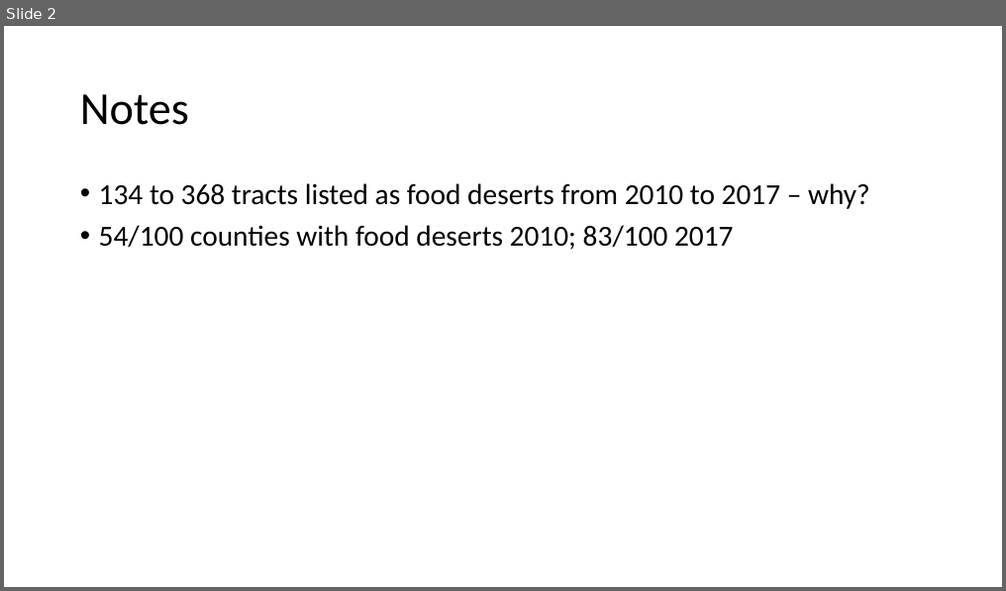
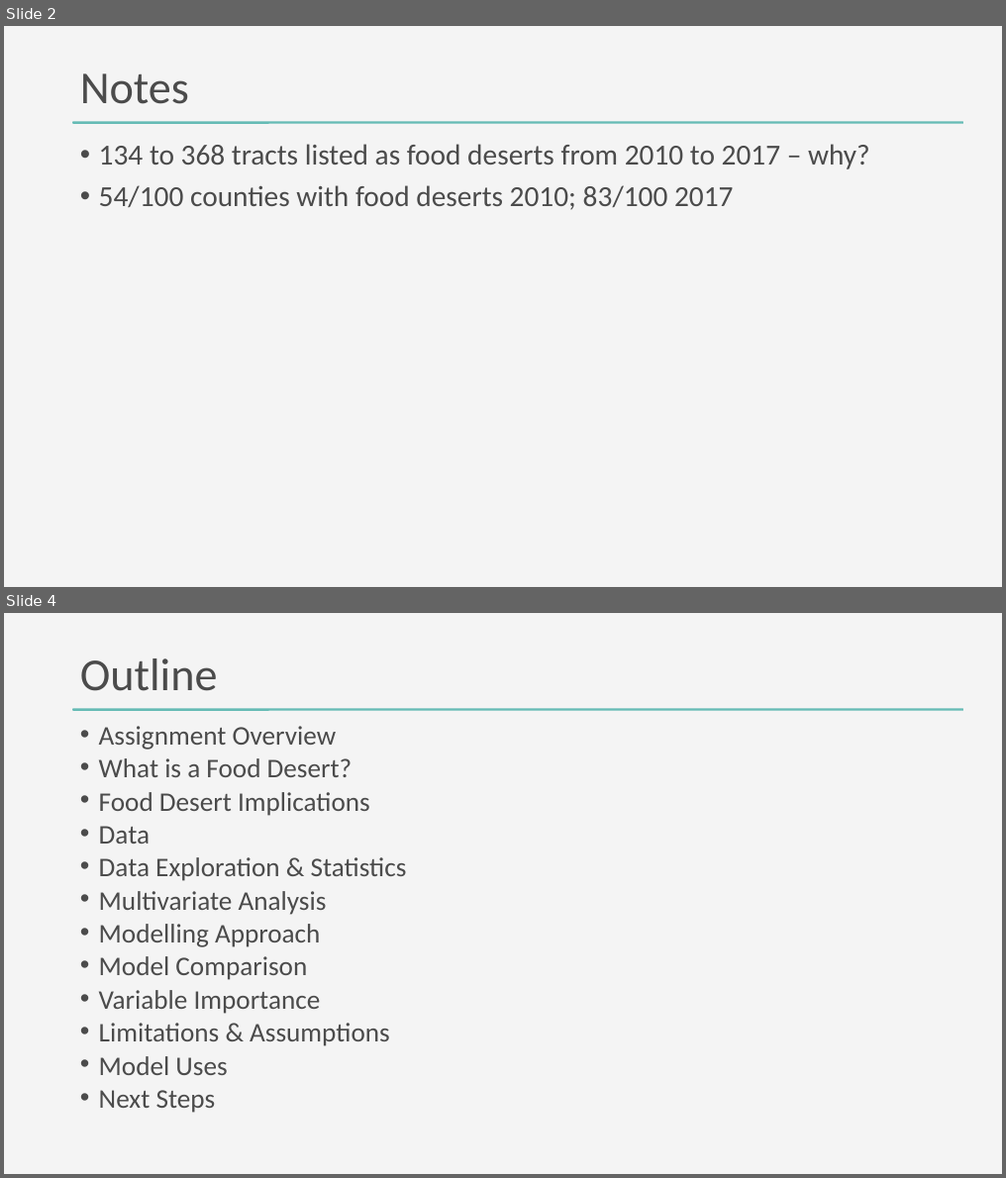
Before and after one commit to DanteHaywood/cfc_ds_screen, a slide deck: doc/2020_11_25_cfc_ds_technical_screen_haywood.pptx. Shown one above the other, each under a label of ours: slide 2 before the commit, slides 2 and 4 after it; the slides between them are not shown. The pictures are 1006x591 and 1006x1178 pixels, drawn with LibreOffice and Linux fonts; fonts in the diff are those of the drawing. Boxes give left, top, right and bottom in pixels: in the first picture for what was removed or moved away, otherwise in the second. Text is boxed around its words. In the diff, an @@ line names an element or a change of style, - is before the commit and + after.

Commit message:
Added multivariate plots to ppt

```diff
--- a/doc/2020_11_25_cfc_ds_technical_screen_haywood.pptx
+++ b/doc/2020_11_25_cfc_ds_technical_screen_haywood.pptx
@@ slide 4 added at [4, 613, 1002, 1174], background #F4F4F4; not listed: 1 template element that a slide beside it also shows @@
@@ title added at [80, 659, 218, 691], 44 pt, text #4B4B4B @@
+Outline
@@ text added at [99, 726, 407, 1113], 25.9 pt, text #4B4B4B @@
+• Assignment Overview
+• What is a Food Desert?
+• Food Desert Implications
+• Data
+• Data Exploration & Statistics
+• Multivariate Analysis
+• Modelling Approach
+• Model Comparison
+• Variable Importance
+• Limitations & Assumptions
+• Model Uses
+• Next Steps
@@ slide 2 changed as well @@
@@ background #FFFFFF to #F4F4F4 @@
@@ title "Notes" at [80, 74, 189, 104]: text colour #000000 to #4B4B4B @@
@@ text "134 to 368 tracts listed ...": place and size @@
-text "134 to 368 tracts listed ..." at [99, 183, 870, 250]
+text "134 to 368 tracts listed ..." at [99, 144, 870, 210]
@@ text "134 to 368 tracts listed ..." at [99, 144, 870, 210]: text colour #000000 to #4B4B4B @@
@@ rounded rectangle added at [73, 122, 963, 124], fill #65BBB5 @@
```
Also in this commit, not shown: 1 other slide changed, 20 other slides added, 7 other files.
